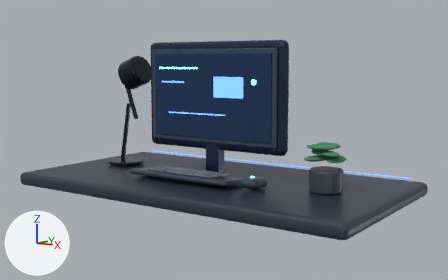
One commit to the Blender file public/models/hero-workstation.blend: the scene before it, then after it.
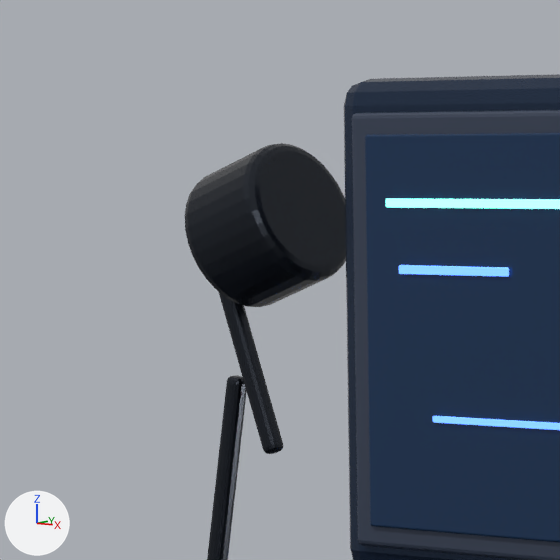
There are two pictures of each version: one whole from a 50 mm lens placed at (8.56, -11.92, 2.9), pointed at (0.21, 0.06, 1.06), one close up on the part from 18% to 43% of the width and 9% to 50% of the height. Arrows for +X, +Y and +Z are at lower left; the lights stay in place. The first two pictures are the older version.

Objects in the first close-up: 'Lamp lower arm', 'Lamp shade', 'Lamp upper arm', 'Monitor glass', 'Monitor housing', 'Monitor inner frame', 'Screen blue accent', 'Screen footer', 'Screen mint accent'.
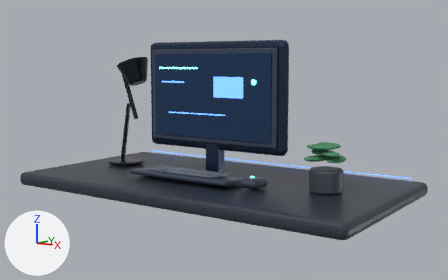
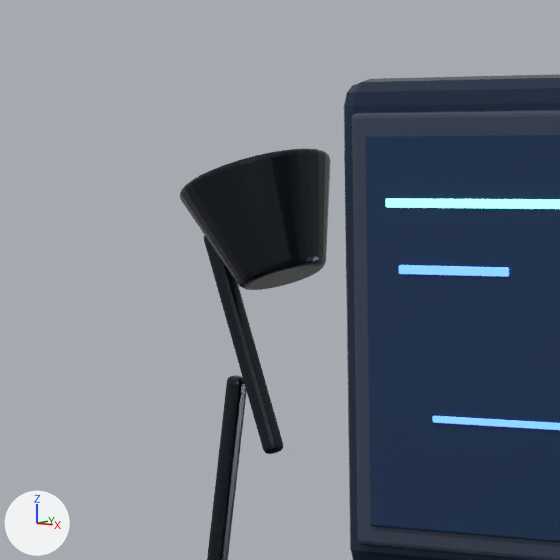
What changed in the scene script:
```text
Change me_cilindro_001:
    used by ob_lamp_shade; location = (-2.62, 0.1, 2.62); rotation_euler = (1.222, 0.0, 1.571), in degrees (70, 0, 90)
    remove me_cilindro_001.from_pydata(...)  # 64 vertices, 34 faces; spans x -0.38..0.38, y -0.38..0.38, z -0.275..0.275
    add me_cilindro_001.from_pydata(...)  # 64 vertices, 34 faces; spans x -0.42..0.42, y -0.42..0.42, z -0.29..0.29
    me_cilindro_001 part 1: 64 of 64 vertices moved; they spanned x -0.38..0.38, y -0.38..0.38, z -0.275..0.275 and now span x -0.42..0.42, y -0.42..0.42, z -0.29..0.29; mean shift (0.0, 0.0, 0.0)
Change ob_lamp_shade:
    ob_lamp_shade.rotation_euler: (1.222, 0.0, 1.571) -> (3.142, -0.349, 0.0)  # degrees (70, 0, 90) -> degrees (180, -20, 0)
    where _m = ob_lamp_shade.modifiers.new('Soft edges', 'BEVEL')
    _m.width: 0.06 -> 0.035
    _m.width_pct: 0.06 -> 0.035
```

Pixel boxes (x1, y1, x2, y2) of what changed, in the close-ups (560 x 560 px):
'Lamp shade', reshaped, turned, modifiers changed: before (185, 143, 346, 307); after (180, 149, 331, 290)
